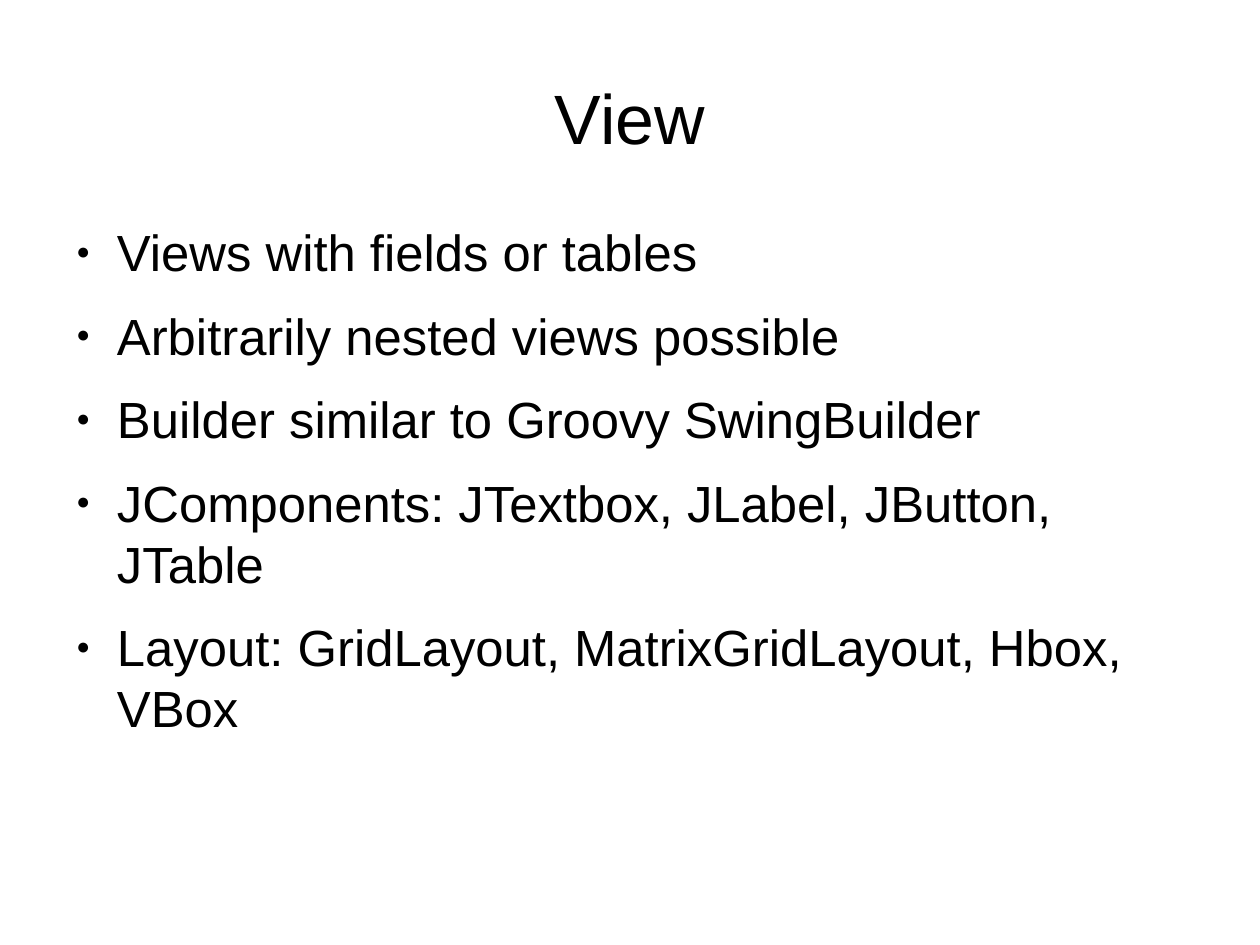
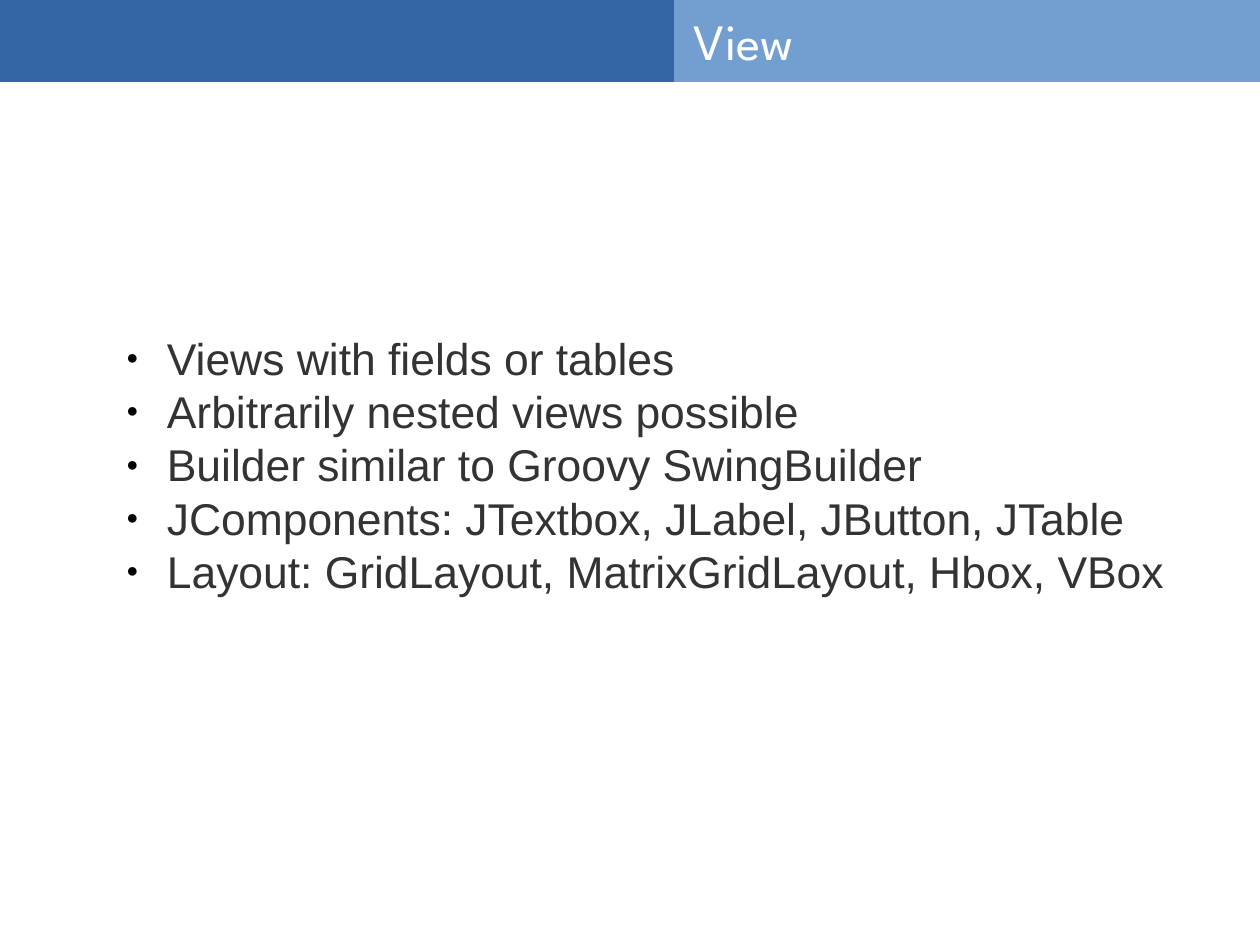
Before and after one commit to csam1810/dsl2014, a slide deck: slide 4 of dslProjectPresentation.odp. Drawn at 1260x945 pixels with LibreOffice and Linux fonts; fonts in the diff are those of the drawing. Boxes give left, top, right and bottom in pixels: in the first picture for what was removed or moved away, otherwise in the second. Text is boxed around its words. In the diff, an @@ line names an element or a change of style, - is before the commit and + after.

```diff
--- a/dslProjectPresentation.odp
+++ b/dslProjectPresentation.odp
@@ rectangle added at [0,0,1260,81], fill #3465A4, outline #3465A4 0 pt @@
@@ rectangle added at [676,0,1260,81], fill #729FCF, outline #729FCF 0 pt @@
@@ title "View": place and size @@
-title "View" at [555,93,705,145]
+title "View" at [694,26,794,61]
@@ title "View" at [694,26,794,61]: size 44 to 32 pt, font Arial to League Spartan, text colour #000000 to #FFFFFF; alignment centre to left @@
@@ text "Views with fields or tables": place and size @@
-text "Views with fields or tables" at [117,234,1122,728]
+text "Views with fields or tables" at [167,342,1164,597]
@@ text "Views with fields or tables" at [167,342,1164,597]: size 32 to 28 pt, text colour #000000 to #333333; less space between paragraphs @@
```
Also in this commit, not shown: 8 other slides changed, 1 slide added, 1 other file.
